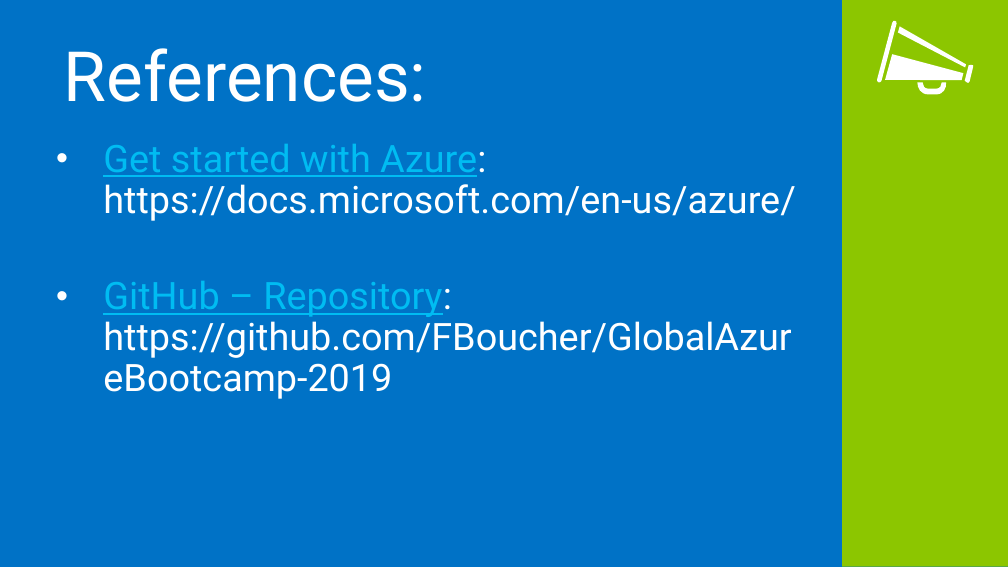
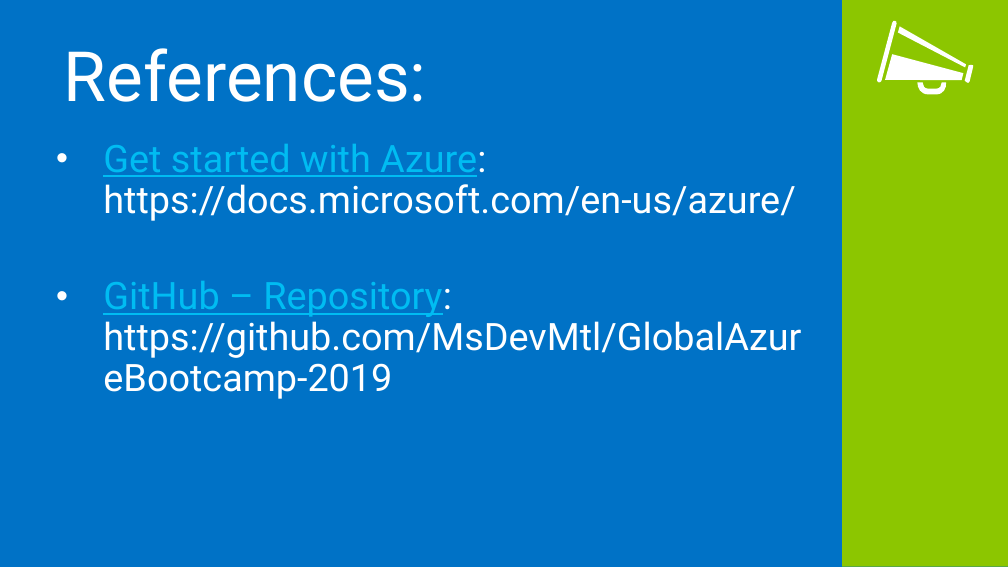
Before and after one commit to MSDEVMTL/GlobalAzureBootcamp-2019, a slide deck: slide 10 of Locations/Ottawa/Welcome.pptx (slide 11 before the commit). Drawn at 1008x567 pixels with LibreOffice and Linux fonts; fonts in the diff are those of the drawing; background and template pictures are left out. Boxes give left, top, right and bottom in pixels: in the first picture for what was removed or moved away, otherwise in the second. Text is boxed around its words. In the diff, an @@ line names an element or a change of style, - is before the commit and + after.

```diff
--- a/Locations/Ottawa/Welcome.pptx
+++ b/Locations/Ottawa/Welcome.pptx
@@ text at (103,281,801,399): text changed @@
-• GitHub – Repository: https://github.com/FBoucher/GlobalAzureBootcamp-2019
+• GitHub – Repository: https://github.com/MsDevMtl/GlobalAzureBootcamp-2019
```
Also in this commit, not shown: 3 other slides changed, 1 slide removed.
